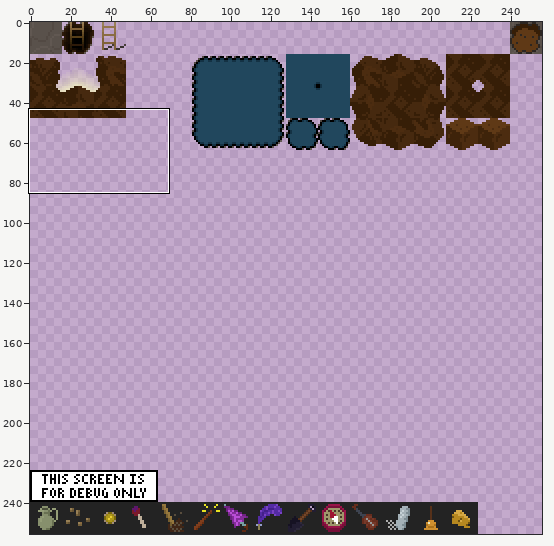
Two states of a sprite sheet, src/data/image/5-caves.png. Above, an overview of the earlier version with the close-up marked.
Close-up. Earlier state:
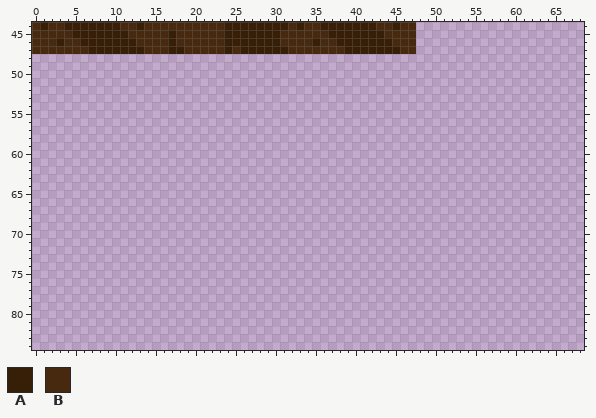
The file is 256x256 pixels. Pixels under 10% opacity are left out. Colours within 5 levels of each other are drawn and written as one. Shown: x 0..68, y 44..84.
Palette (. is transparent): A #361e07  B #46290f
Pixels before (only the part around the change), first column x 0:
44 BABBAAAAAAABBABBBBBBBBBBAAAAAAAABABBAAAAAAABBABB.....................
45 BBBBBAAAAAAABBBBBABBBBBBAAAAAAABBBBBBAAAAAAABBBB.....................
46 BBBABBAAAAAAABBBBABBBBBBAAAAAAABBBBABBAAAAAAABBB.....................
47 BBBBBBBAAAAAAABBBAABBBBBABAAAAAABBBBBBBAAAAAAABB.....................
48 .....................................................................
49 .....................................................................
50 .....................................................................
51 .....................................................................
52 .....................................................................
53 .....................................................................
54 .....................................................................
55 .....................................................................
56 .....................................................................
57 .....................................................................
58 .....................................................................
59 .....................................................................
60 .....................................................................
61 .....................................................................
62 .....................................................................
63 .....................................................................
64 .....................................................................
65 .....................................................................
66 .....................................................................
67 .....................................................................
68 .....................................................................
69 .....................................................................
70 .....................................................................
71 .....................................................................
72 .....................................................................
73 .....................................................................
74 .....................................................................
75 .....................................................................
76 .....................................................................
77 .....................................................................
78 .....................................................................
79 .....................................................................
80 .....................................................................
81 .....................................................................
82 .....................................................................
83 .....................................................................
84 .....................................................................
Now the later version:
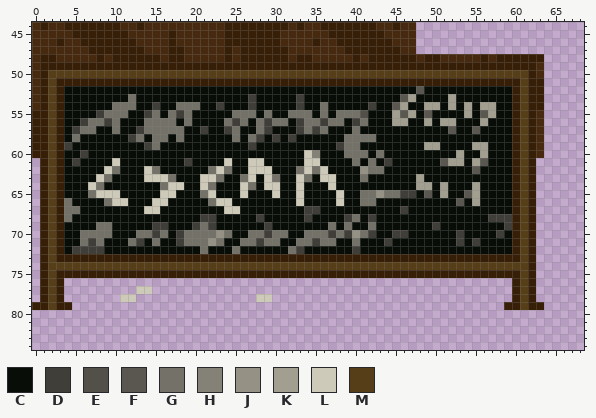
Colours new in this view: C #080d08  D #3f3e38  E #525049  F #59574f  G #747268  H #848176  J #959285  K #a29f91  L #cecab9  M #563e18
The edit:
Changed rows in their new state; - is an unchanged pixel.
first column x 0:
48 BAABBBBBABAAAAAABAABBBBBABAAAAAABAABBBBBABAAAAAABAABBBBBABAAAAAA
49 BAAAAAAAAAAAAAAAAAAAAAAAAAAAAAAAAAAAAAAAAAAAAAAAAAAAAAAAAAAAAAAB
50 BAMMMMMMMMMMMMMMMMMMMMMMMMMMMMMMMMMMMMMMMMMMMMMMMMMMMMMMMMMMMMAB
51 BAMAAAAAAAAAAAAAAAAAAAAAAAAAAAAAAAAAAAAAAAAAAAAAAAAAAAAAAAAAAMAA
52 BAMACCCCCCCCCCCCCCCCCCCCCCCCCCCCCCCCCCCCCCCCCCCCFCCCCCCCCCCCAMAA
53 BAMACCCCCCCCGCCCCCCCCCCCCCCDCCCCCDCCCCCCCCCCCCFKCCCCKCCCCCCCAMAA
54 BAMACCCCCCGGGCCDCCGGGCCDCCCDCCCCCDCCGCCCCCDCCFKCCKKCKCKCKKCCAMAA
55 AAMACCCCDGGGCCDGCGDGCCCCCGGGCGCCGGGCGCGGGECCCKFKCFCCCCKCFKCCAMAB
56 AAMACCDGGDGCCCGGGGCGCCCCGDGCGDGGCDGGDGGCDGCCCKKCCKCKKCCCKCCCAMAB
57 AAMACDGGCCGCCDGGGGGCCDCCDGCCGDCCCDGDGCCCGCCCCCCCCCCCFCCFCCCCAMAB
58 AAMACGCCCCCCDGCGGCGCCCCCCGCGDCDCDCCCCCCGGGGCCCCCCCCCCCCCCCCCAMAB
59 AAMADCCCCCCCCCDGCCCCCCCCCCCDCCCCCCCCCCDGGCCCCCCCCKKCCCCKKCCCAMAB
60 AAMACCDCCCCCCCCCCCCCCCCCCCCCCCCCCCLHCCCGGGCGCCCCCCCCCKCCKCCCAMAB
61 -AMACDCCCCLCCCCCCCCDCCCCLCCLLCCCCCLLCCCCGCGCDCCCCCCFKKCKFCCCAMA-
62 -AMACCCCCLGCCCLGCCCCCCGLGCCLLLCCCGLGLCCCCJGGCCCCCCCCCCCFCCCCAMA-
63 -AMACCCCLGCCCCLLLGCCCLLGCCGLCLGCCLGCLLCCCGCCCCCCKCCCCCCCCCCCAMA-
64 -AMACCCLGCCCCCCCGLLCCLGCCCLGCLLCCLCCCLCCCCCCCCCCKKCKCCCKCCCCAMA-
65 -AMACCCGLLLCCCCCLLCCCGLCCCLCCCLCCLCCCCLCCGGJGGDDCFCKCCFKCCCCAMA-
66 -AMAGCCCCGLLCCCLLCCCCCGLLCCCCCCCCLCCCCLCCGGCCCCCCCCCCFCKCCCCAMA-
67 -AMAGGCCCCCCCCLLCCCCCCCCLLCCCCCCCCDDCCCCCCCCCCDCCCCCCCCCCCCCAMA-
68 -AMAGCCCCCCCCCCCCCCCCDDCCCCCDCCCCCDCCCCDGCDCCCCCCCCCCCCCCDDDAMA-
69 -AMACCCCGGCCCCCDDCCCDGDCCCCCCDCCCCCCCGCGCCGCCCCCCCDCCCCCCCCDAMA-
70 -AMACCGGGGCCCGGDGCDGGGGJGCCGGDGGCCGGGDGDJGDCCDDCCCCCCDCCCCDCAMA-
71 -AMACCGDGCCCGDCGCCDGGGJGCCGGDGGCCGGDGGCCGCCCDCCCCCCCCDCDCCCCAMA-
72 -AMACDDDDCCCCCCCCCCCCGCCCGCCCCCCGDCCCCCCDCCCCCCCCCCCCCCCCCCCAMA-
73 -AMAAAAAAAAAAAAAAAAAAAAAAAAAAAAAAAAAAAAAAAAAAAAAAAAAAAAAAAAAAMA-
74 -AMMMMMMMMMMMMMMMMMMMMMMMMMMMMMMMMMMMMMMMMMMMMMMMMMMMMMMMMMMMMA-
75 -AMAAAAAAAAAAAAAAAAAAAAAAAAAAAAAAAAAAAAAAAAAAAAAAAAAAAAAAAAAAMA-
76 -AMA--------------------------------------------------------AMA-
77 -AMA---------LL---------------------------------------------AMA-
78 -AMA-------LL---------------LL------------------------------AMA-
79 AAMAA------------------------------------------------------AAMAA
Boxes around the changes in both close-ups, in picture pixels (x1, y1, x2, y2):
added: (32, 54, 544, 310)
